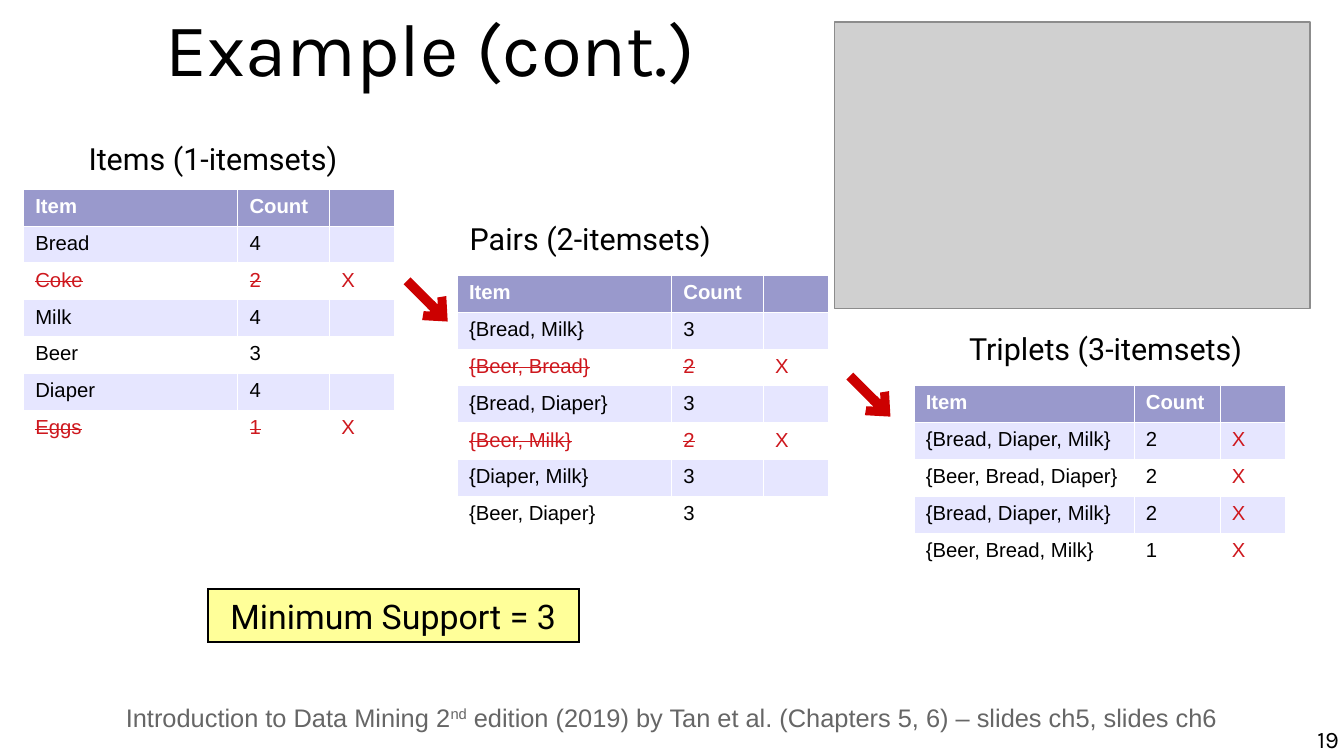
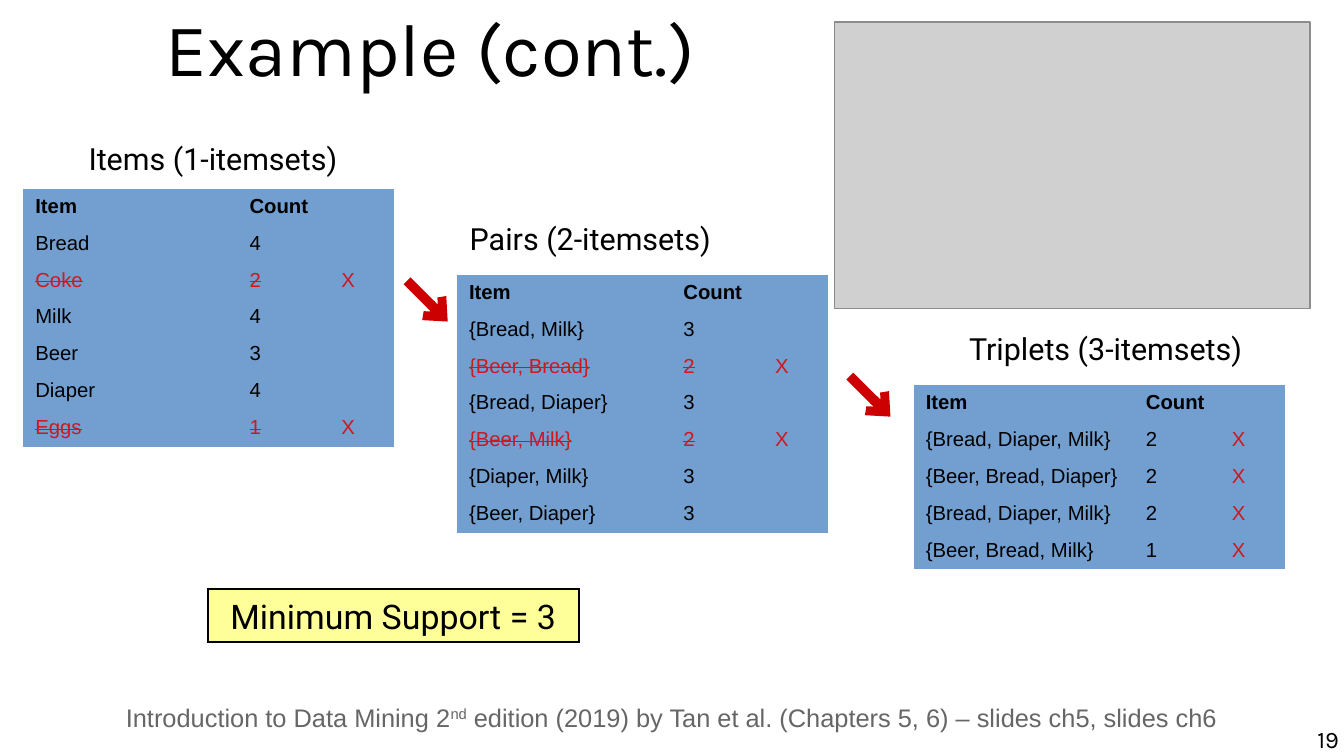
Before and after one commit to marco-calautti/data-mining-course, a slide deck: slide 19 of theory/tt06_association_rule_mining.odp. Drawn at 1344x756 pixels with LibreOffice and Linux fonts; fonts in the diff are those of the drawing; grey boxes stand for pictures. Boxes give left, top, right and bottom in pixels: in the first picture for what was removed or moved away, otherwise in the second. Text is boxed around its words. In the diff, an @@ line names an element or a change of style, - is before the commit and + after.

```diff
--- a/theory/tt06_association_rule_mining.odp
+++ b/theory/tt06_association_rule_mining.odp
@@ table at <box>23,189,394,448</box> @@
@@ fill #9999CC to #729FCF in row 1 @@
@@ fill #E6E6FF to #729FCF in 9 cells @@
@@ fill #FFFFFF to #729FCF in 9 cells @@
@@ text colour #FFFFFF to #000000 in "Item", "Count" @@
@@ borders changed @@
@@ table at <box>457,274,829,533</box> @@
@@ fill #9999CC to #729FCF in row 1 @@
@@ fill #E6E6FF to #729FCF in 9 cells @@
@@ fill #FFFFFF to #729FCF in 9 cells @@
@@ text colour #FFFFFF to #000000 in "Item", "Count" @@
@@ borders changed @@
@@ table at <box>915,385,1287,570</box> @@
@@ fill #9999CC to #729FCF in row 1 @@
@@ fill #E6E6FF to #729FCF in 6 cells @@
@@ fill #FFFFFF to #729FCF in 6 cells @@
@@ text colour #FFFFFF to #000000 in "Item", "Count" @@
@@ borders changed @@
```
Also in this commit, not shown: 9 other slides changed, 1 slide added, 2 slides removed, 1 other file.
